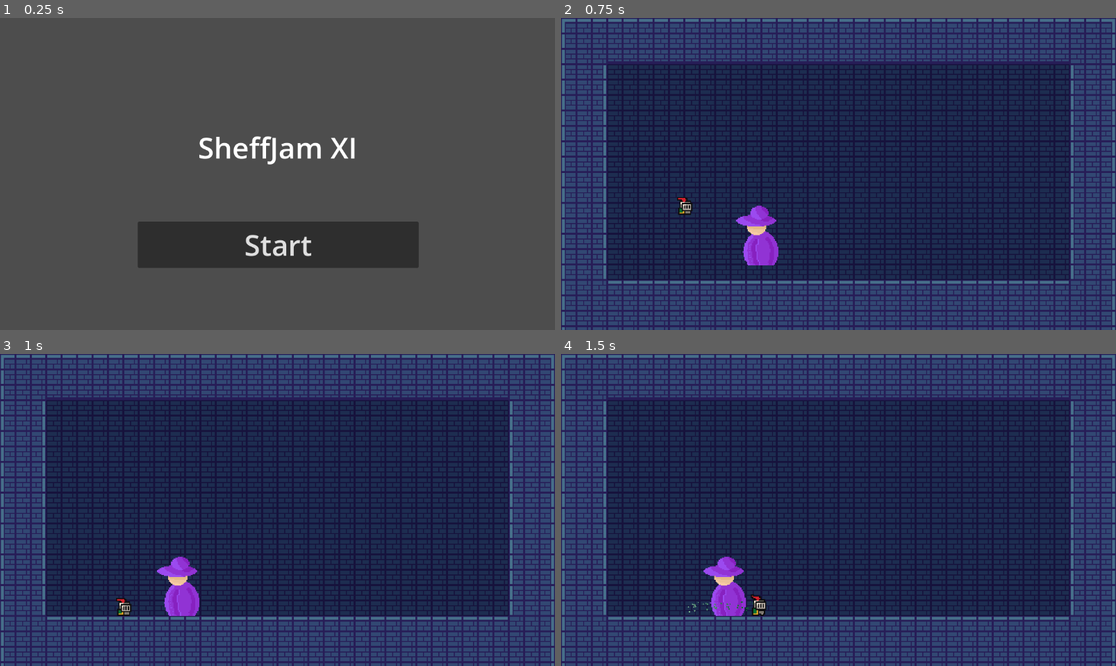
Above: before the commit, frames 1-4 (two rows, left to right).
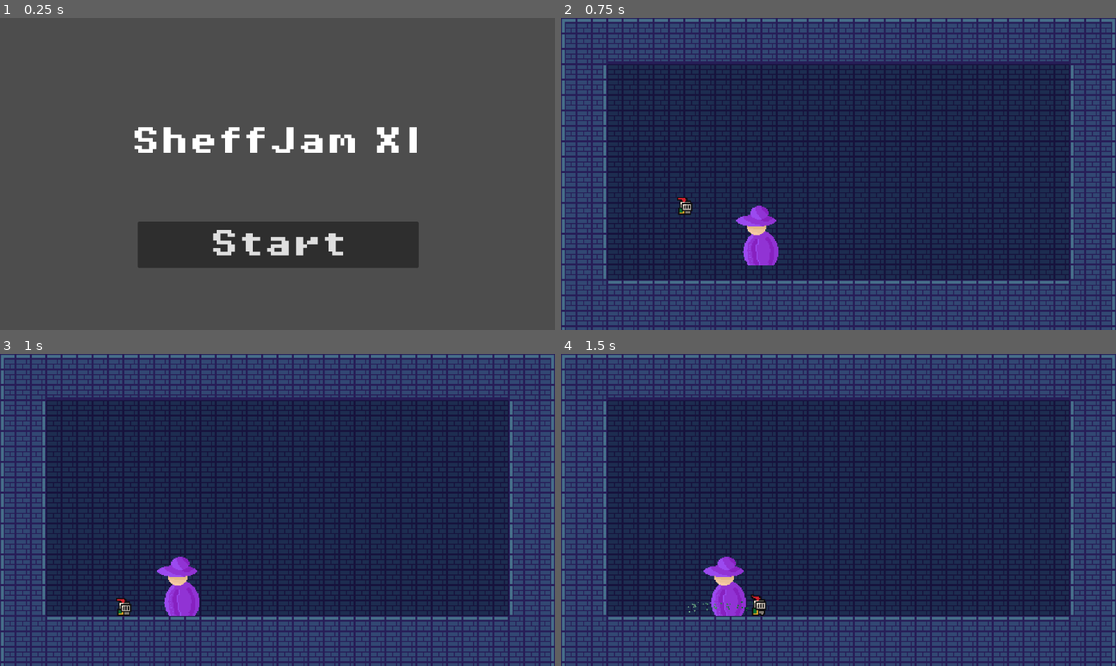
Above: after the commit, the same moments.

Repository: PjotrNik/shefjam
Game: Godot game, scene res://scenes/start_page.tscn
Two runs of this game, one before a commit and one after it. Both use one fixed random seed, a clock stepped at 60 frames per second and the inputs below.
Inputs:
- Up to frame 1 (0.25 s): no input
- Up to frame 2 (0.75 s): click "Start" at 0.5 s
- Up to frame 3 (1 s): no input
- Up to frame 4 (1.5 s): hold D (move_right) from 1.28 s (still down); tap Space (dash) at 1.35 s

The runs differ from the first frame. In frame 1, 3.0% of the frame differs, in the area x 24-76%, y 34-77%; in frame 2, nothing differs; in frame 3, nothing differs; in frame 4, nothing differs.

Commit message:
Added font

Diff:
--- a/scenes/start_page.tscn
+++ b/scenes/start_page.tscn
@@ -1,6 +1,7 @@
-[gd_scene load_steps=2 format=3 uid="uid://b8vg5qwpmo23n"]
+[gd_scene load_steps=3 format=3 uid="uid://b8vg5qwpmo23n"]
 
 [ext_resource type="Script" uid="uid://ss5dm0tqchst" path="res://scenes/start_page.gd" id="1_mpx6a"]
+[ext_resource type="FontFile" uid="uid://b18f7hyexk7cb" path="res://assets/fonts/PixelOperator8-Bold.ttf" id="2_ftwj8"]
 
 [node name="StartPage" type="Control"]
 layout_mode = 3
@@ -22,6 +23,7 @@
 offset_right = 44.5
 offset_bottom = 23.0
 grow_horizontal = 2
+theme_override_fonts/font = ExtResource("2_ftwj8")
 theme_override_font_sizes/font_size = 60
 text = "SheffJam XI"
 horizontal_alignment = 1
@@ -39,6 +41,7 @@
 offset_bottom = 0.599976
 grow_horizontal = 2
 grow_vertical = 0
+theme_override_fonts/font = ExtResource("2_ftwj8")
 theme_override_font_sizes/font_size = 60
 text = "Start"
 
Binary file added: Sprites/Start_Button.png
Not shown, added: Sprites/Start_Button.png.import
